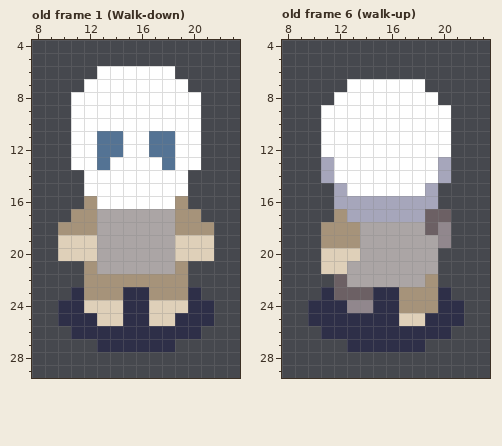
Two states of a pixel-art file, External/Aseprite files/Taiga-Take2/spritesheet_player0.aseprite. The first picture shows the starting point.
32x32 pixels, 30 frames. Colours within 5 levels of each other are drawn and written as one. Shown: old frame 1 (Walk-down): x 8..23, y 4..29; old frame 6 (walk-up): x 8..23, y 4..29. The commit also changed other frames, which this record leaves out.
New version:
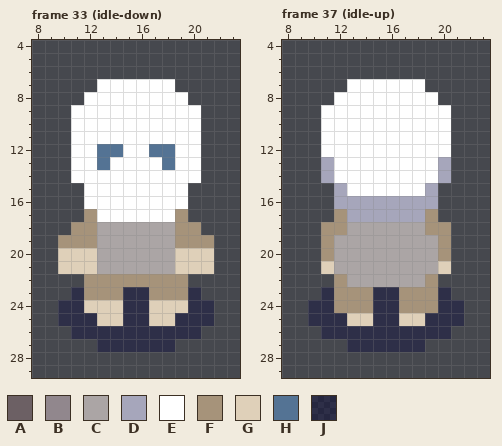
Palette (. is transparent): A #6c6064  B #91878d  C #aba5a5  D #a6a6bb  E #ffffff  F #a6937a  G #dfd0b9  H #547394  J #00003c59
A new or re-ordered frame is compared with the old frame closest to it.
The edit:
frames 30 -> 42
--- frame 33 (idle-down) is new; against old frame 1 (Walk-down), layers "Head", "Arms"
@@ x 8..23 @@
  5 ................
- 6 .....EEEEEE.....
- 7 ....EEEEEEEE....
- 8 ...EEEEEEEEEE...
+ 6 ................
+ 7 .....EEEEEE.....
+ 8 ....EEEEEEEE....
  9 ...EEEEEEEEEE...
 10 ...EEEEEEEEEE...
-11 ...EEHHEEHHEE...
+11 ...EEEEEEEEEE...
 12 ...EEHHEEHHEE...
 13 ...EEHEEEEHEE...
-14 ....EEEEEEEE....
+14 ...EEEEEEEEEE...
 15 ....EEEEEEEE....
-16 ....FEEEEEEF....
-17 ...FFCCCCCCFF...
-18 ..FFFCCCCCCFFF..
-19 ..GGGCCCCCCGGG..
+16 ....EEEEEEEE....
+17 ....FEEEEEEF....
+18 ...FFCCCCCCFF...
+19 ..FFFCCCCCCFFF..
 20 ..GGGCCCCCCGGG..
-21 ....FCCCCCCF....
+21 ..GGGCCCCCCGGG..
 22 ....FFFFFFFF....
--- frame 37 (idle-up) is new; against old frame 6 (walk-up), layers "Shadow", "Arms"
@@ x 8..23 @@
 16 ....DDDDDDDD....
-17 ....FDDDDDDAA...
-18 ...FFFCCCCCAB...
-19 ...FFFCCCCCCB...
-20 ...GGGCCCCCC....
-21 ...GGCCCCCCC....
-22 ....ACCCCCCF....
-23 ...JAAAJJFFFJ...
-24 ..JJJBBJJFFFJJ..
-25 ..JJJJJJJGGJJJ..
+17 ....FDDDDDDF....
+18 ...FFCCCCCCFF...
+19 ...FCCCCCCCCF...
+20 ...FCCCCCCCCF...
+21 ...GCCCCCCCCG...
+22 ....FCCCCCCF....
+23 ...JFFFJJFFFJ...
+24 ..JJFFFJJFFFJJ..
+25 ..JJJGGJJGGJJJ..
 26 ...JJJJJJJJJJ...
Boxes around the changes in both pictures, in picture pixels (x1, y1, x2, y2):
changed: (58, 66, 214, 274)
changed: (425, 209, 451, 274)
changed: (321, 222, 373, 326)
